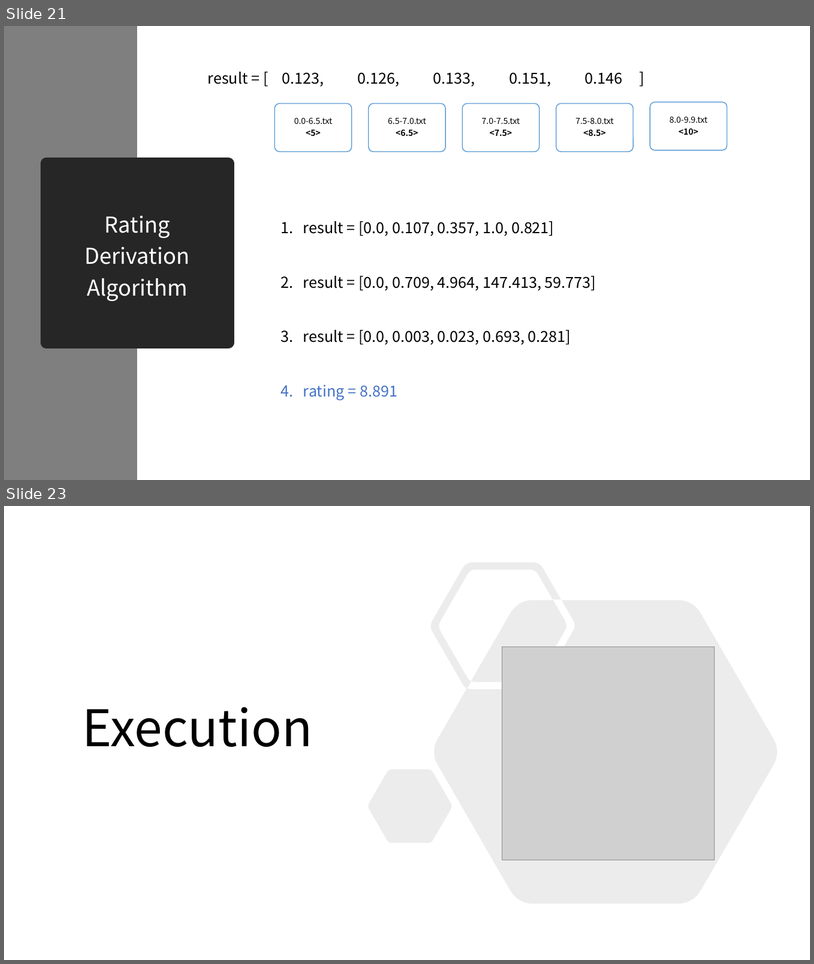
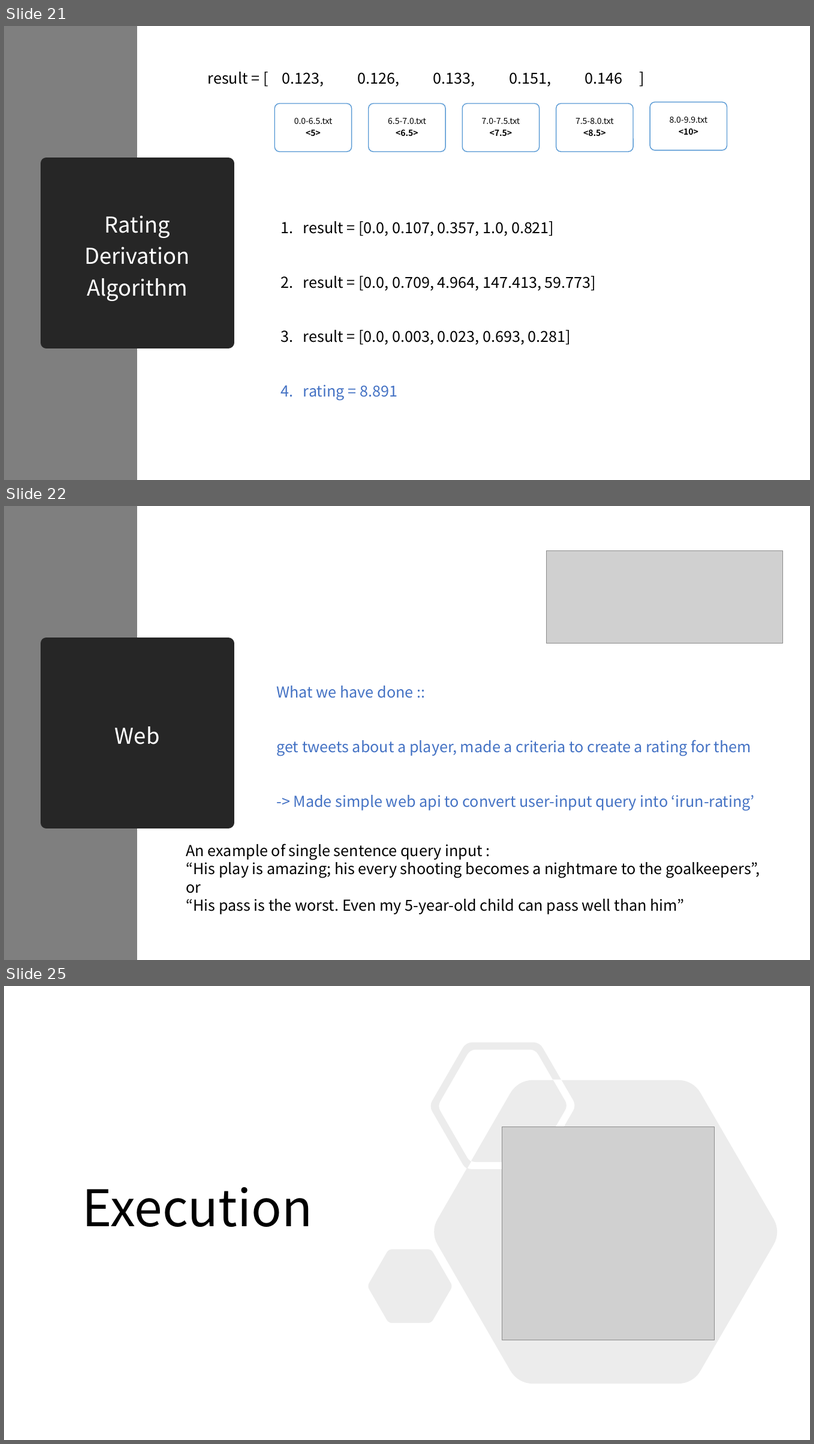
Before and after one commit to irun-soccer/irun, a slide deck: docs/nlp_IRun_05.pptx. Shown one above the other, each under a label of ours: slides 21 and 23 before the commit, slides 21, 22 and 25 after it; the slides between them are not shown. The pictures are 814x964 and 814x1444 pixels, drawn with LibreOffice and Linux fonts; fonts in the diff are those of the drawing; grey boxes stand for pictures. Boxes give left, top, right and bottom in pixels: in the first picture for what was removed or moved away, otherwise in the second. Text is boxed around its words. In the diff, an @@ line names an element or a change of style, - is before the commit and + after.

```diff
--- a/docs/nlp_IRun_05.pptx
+++ b/docs/nlp_IRun_05.pptx
@@ slide 22 added at (4,506,810,960), background #FFFFFF @@
@@ rectangle added at (4,506,137,960), fill #7F7F7F @@
@@ picture added at (547,551,783,643) @@
@@ title added at (47,643,228,822), fill #262626, outline #262626 13.75 pt, 26 pt, text #FFFFFF @@
+Web
@@ text added at (276,685,755,810), 18 pt, text #4472C4 @@
+What we have done ::
+get tweets about a player, made a criteria to create a rating for them
+-> Made simple web api to convert user-input query into ‘irun-rating’
@@ text added at (186,843,761,914), 18 pt, text #000000 @@
+An example of single sentence query input :
+“His play is amazing; his every shooting becomes a nightmare to the goalkeepers”,
+or
+“His pass is the worst. Even my 5-year-old child can pass well than him”
@@ what was slide 23 is now slide 25 @@
```
Also in this commit, not shown: 2 other slides added, 1 slide removed.
